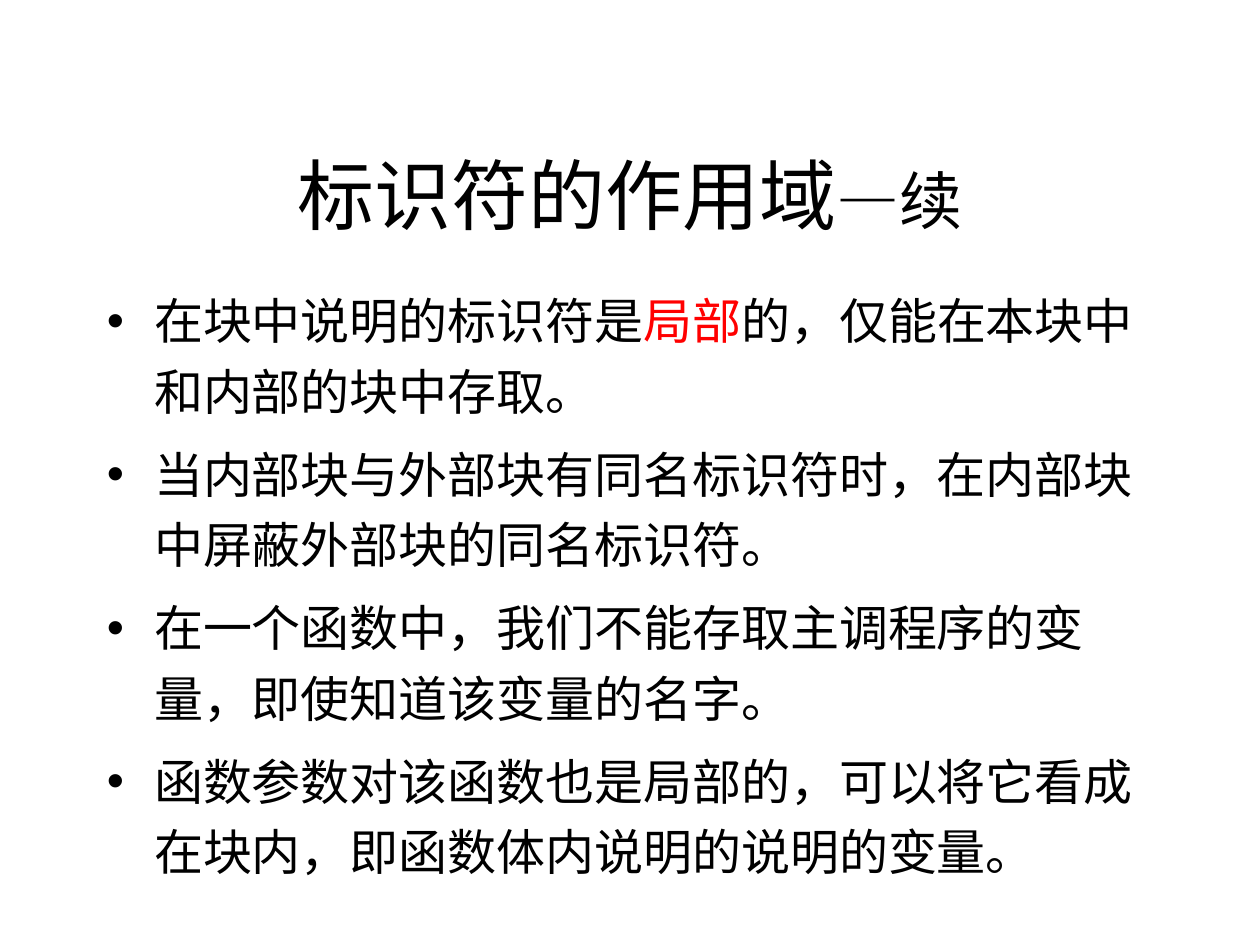
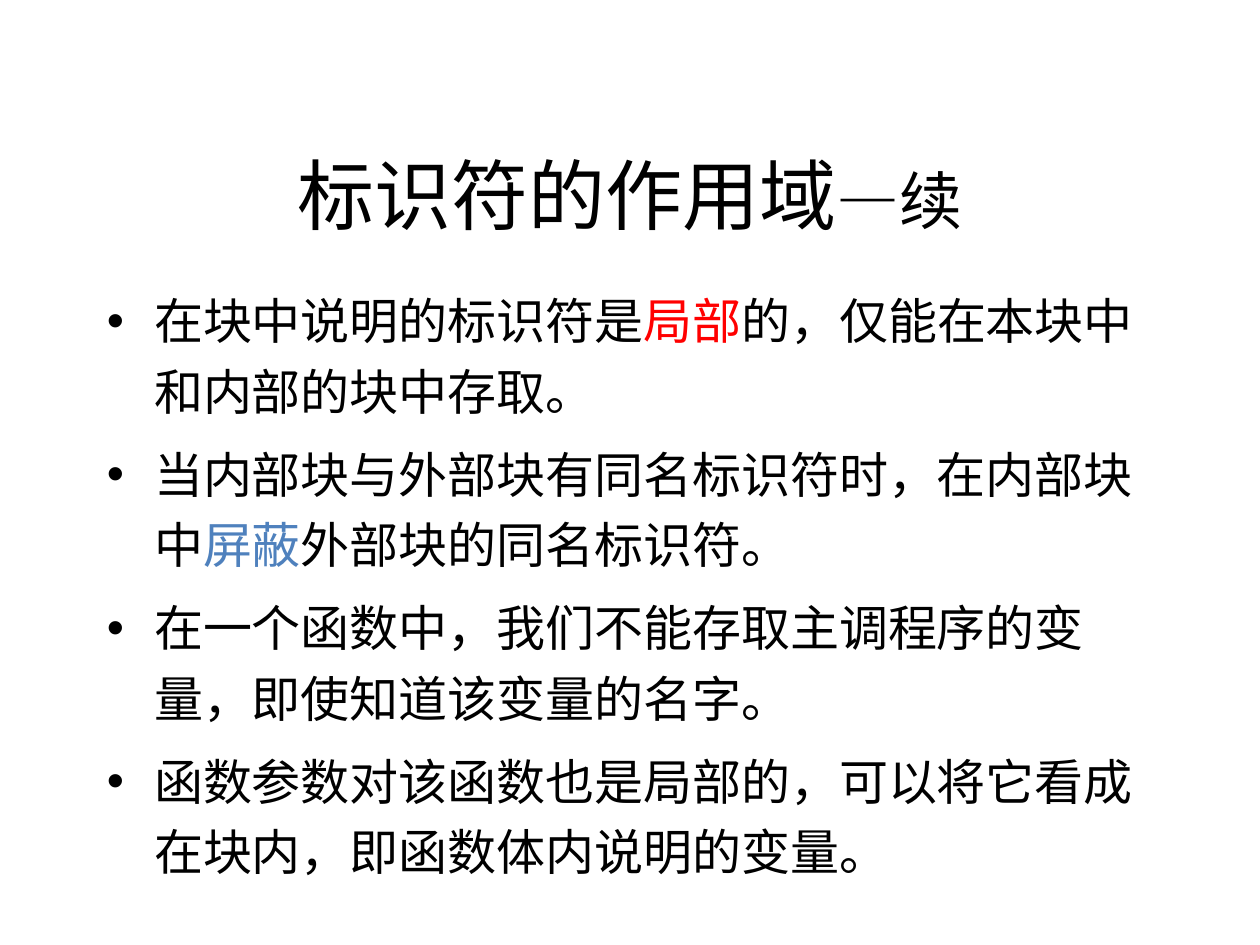
Before and after one commit to wwuhn/wwuhn.github.io, a slide deck: slide 52 of bookspcClassic/C++程序设计翁惠玉/6过程封装－函数（回溯法、分治法、动态规划）.ppt. Drawn at 1260x945 pixels with LibreOffice and Linux fonts; fonts in the diff are those of the drawing. Boxes give left, top, right and bottom in pixels: in the first picture for what was removed or moved away, otherwise in the second. Text is boxed around its words. In the diff, an @@ line names an element or a change of style, - is before the commit and + after.

```diff
--- a/bookspcClassic/C++程序设计翁惠玉/6过程封装－函数（回溯法、分治法、动态规划）.ppt
+++ b/bookspcClassic/C++程序设计翁惠玉/6过程封装－函数（回溯法、分治法、动态规划）.ppt
@@ text at (154, 451, 1133, 567): text colour #000000 to #4F81BD in "当内部块与外部块有同名标识符时，在内部块中屏蔽外部块的同名标识符。" @@
@@ text at (154, 758, 1133, 875): text changed @@
-• 函数参数对该函数也是局部的，可以将它看成在块内，即函数体内说明的说明的变量。
+• 函数参数对该函数也是局部的，可以将它看成在块内，即函数体内说明的变量。
```
Also in this commit, not shown: 20 other slides changed, 5 other files.
